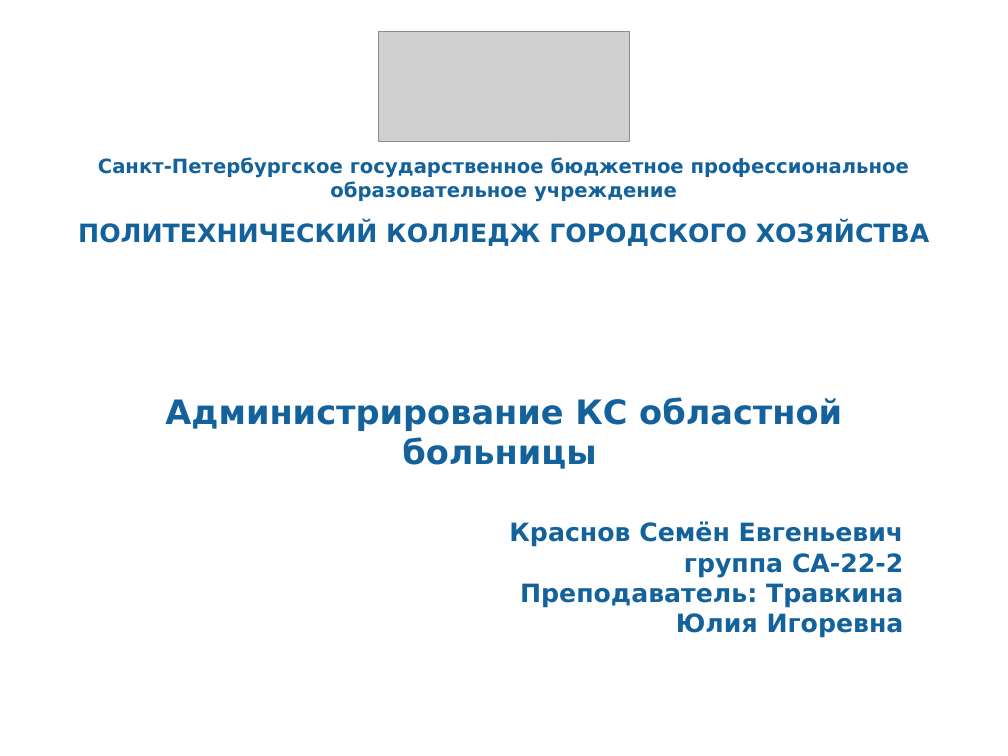
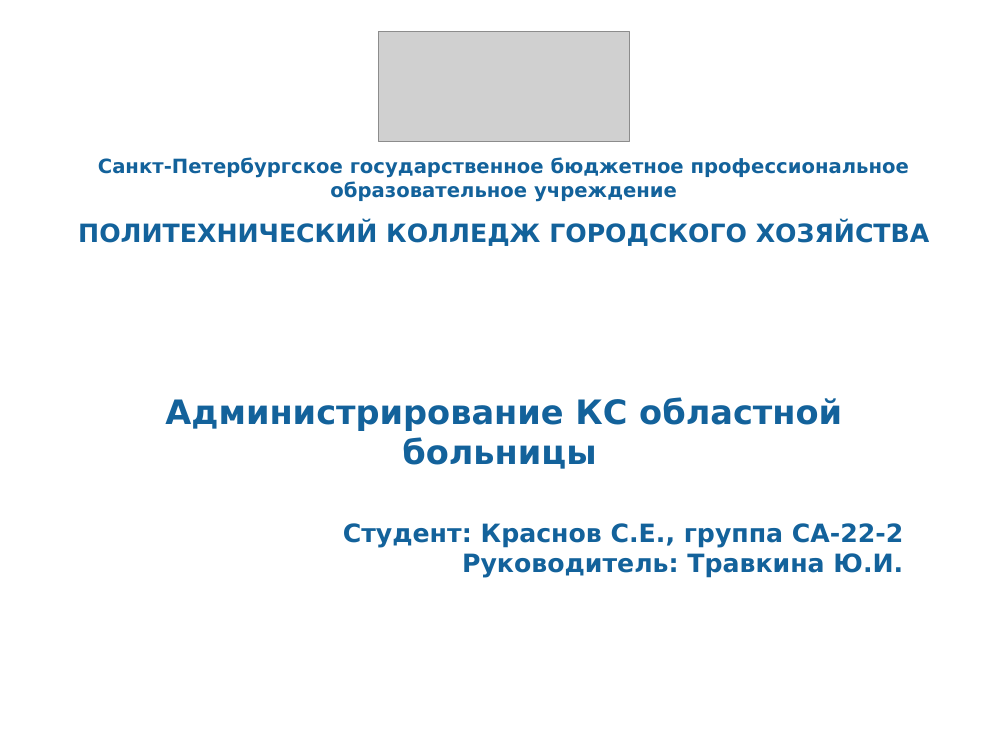
Before and after one commit to Sem5075/Course2025, a slide deck: slide 1 of Презентация.pptx. Drawn at 1008x756 pixels with LibreOffice and Linux fonts; fonts in the diff are those of the drawing; grey boxes stand for pictures; background and template pictures are left out. Boxes give left, top, right and bottom in pixels: in the first picture for what was removed or moved away, otherwise in the second. Text is boxed around its words. In the diff, an @@ line names an element or a change of style, - is before the commit and + after.

```diff
--- a/Презентация.pptx
+++ b/Презентация.pptx
@@ text at (x1=343, y1=523, x2=903, y2=578): text changed @@
-Краснов Семён Евгеньевич группа СА-22-2
-Преподаватель: Травкина Юлия Игоревна
+Студент: Краснов C.Е., группа СА-22-2
+Руководитель: Травкина Ю.И.
```
Also in this commit, not shown: 7 other slides changed, 1 slide added, 1 other file.
